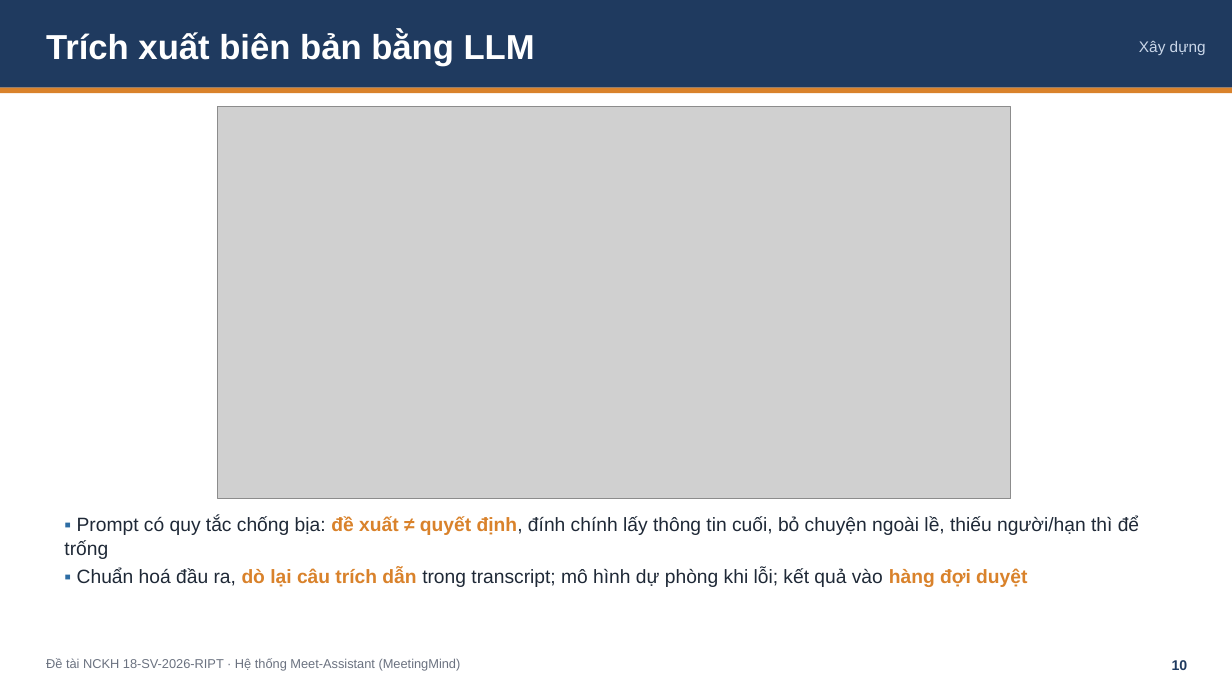
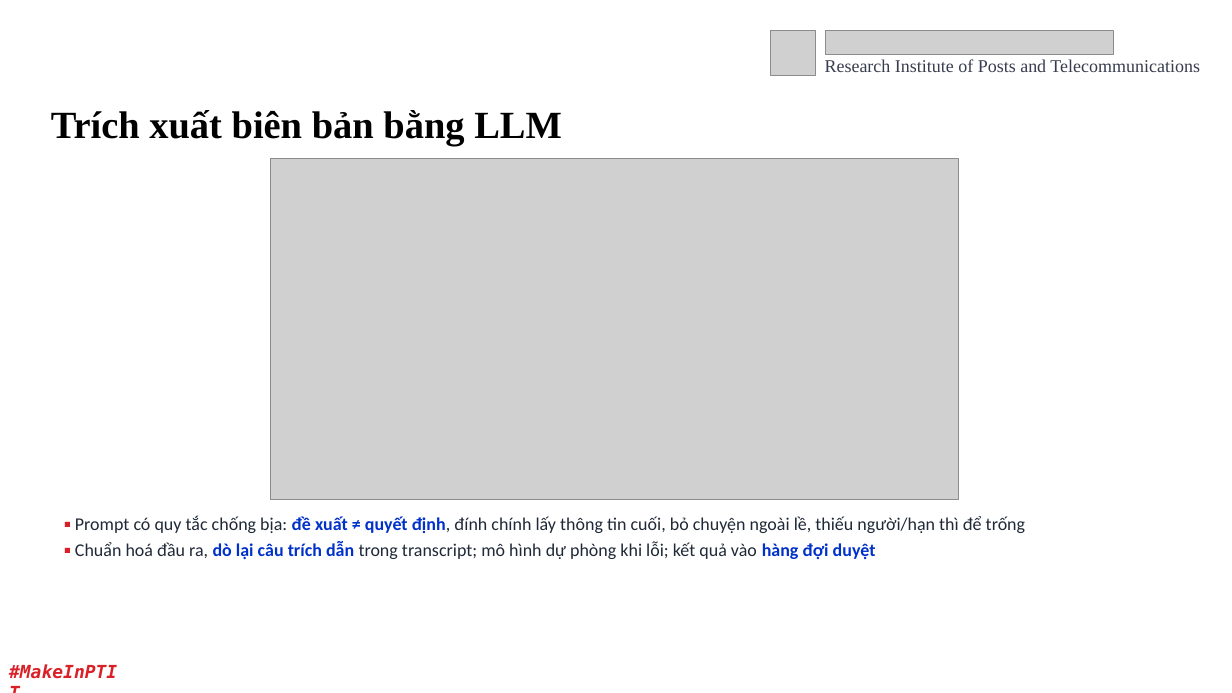
Before and after one commit to Dinhh-Chan/meetingmind, a slide deck: slide 10 of nghiem-thu/SlideNghiemThu_18-SV-2026-RIPT.pptx. Drawn at 1232x693 pixels with LibreOffice and Linux fonts; fonts in the diff are those of the drawing; grey boxes stand for pictures; background and template pictures are left out. Boxes give left, top, right and bottom in pixels: in the first picture for what was removed or moved away, otherwise in the second. Text is boxed around its words. In the diff, an @@ line names an element or a change of style, - is before the commit and + after.

```diff
--- a/nghiem-thu/SlideNghiemThu_18-SV-2026-RIPT.pptx
+++ b/nghiem-thu/SlideNghiemThu_18-SV-2026-RIPT.pptx
@@ rectangle removed at bbox=[0, 0, 1232, 88] @@
@@ picture added at bbox=[771, 30, 816, 75] @@
@@ picture added at bbox=[825, 30, 1114, 55] @@
@@ text added at bbox=[825, 59, 1200, 72], 14 pt, text #373D4E @@
+Research Institute of Posts and Telecommunications
@@ text removed at bbox=[1139, 41, 1206, 55] @@
-Xây dựng
@@ rectangle removed at bbox=[0, 88, 1232, 93] @@
@@ text "Trích xuất biên bản bằng ...": place and size @@
-text "Trích xuất biên bản bằng ..." at bbox=[46, 31, 535, 66]
+text "Trích xuất biên bản bằng ..." at bbox=[51, 110, 562, 146]
@@ text "Trích xuất biên bản bằng ..." at bbox=[51, 110, 562, 146]: size 27 to 30 pt, font Arial to Times New Roman, text colour #FFFFFF to #000000 @@
@@ picture: place and size @@
-picture at bbox=[218, 106, 1011, 499]
+picture at bbox=[270, 159, 958, 500]
@@ text "▪ Prompt có quy tắc ..." at bbox=[75, 515, 1025, 559]: size 15 to 14 pt, font Arial to Calibri; text colour #2E6DA4 to #D72027 in "▪", "▪"; text colour #D9822B to #0031CB in "đề xuất ≠ quyết định,", "dò lại câu trích dẫn hàng đợi ..." @@
@@ text added at bbox=[0, 656, 129, 688], 14 pt, text #DA2128, bold, italic @@
+#MakeInPTIT
@@ text removed at bbox=[46, 658, 461, 671] @@
-Đề tài NCKH 18-SV-2026-RIPT · Hệ thống Meet-Assistant (MeetingMind)
@@ text "10": place and size @@
-text "10" at bbox=[1172, 660, 1188, 670]
+text "10" at bbox=[1104, 650, 1155, 683]
@@ text "10" at bbox=[1104, 650, 1155, 683]: size 11 to 12 pt, font Arial to Calibri, text colour #1F3A5F to #FFFFFF; alignment right to centre; vertical alignment top to middle @@
```
Also in this commit, not shown: 20 other slides changed, 1 slide added, 1 slide removed, 5 other files.
